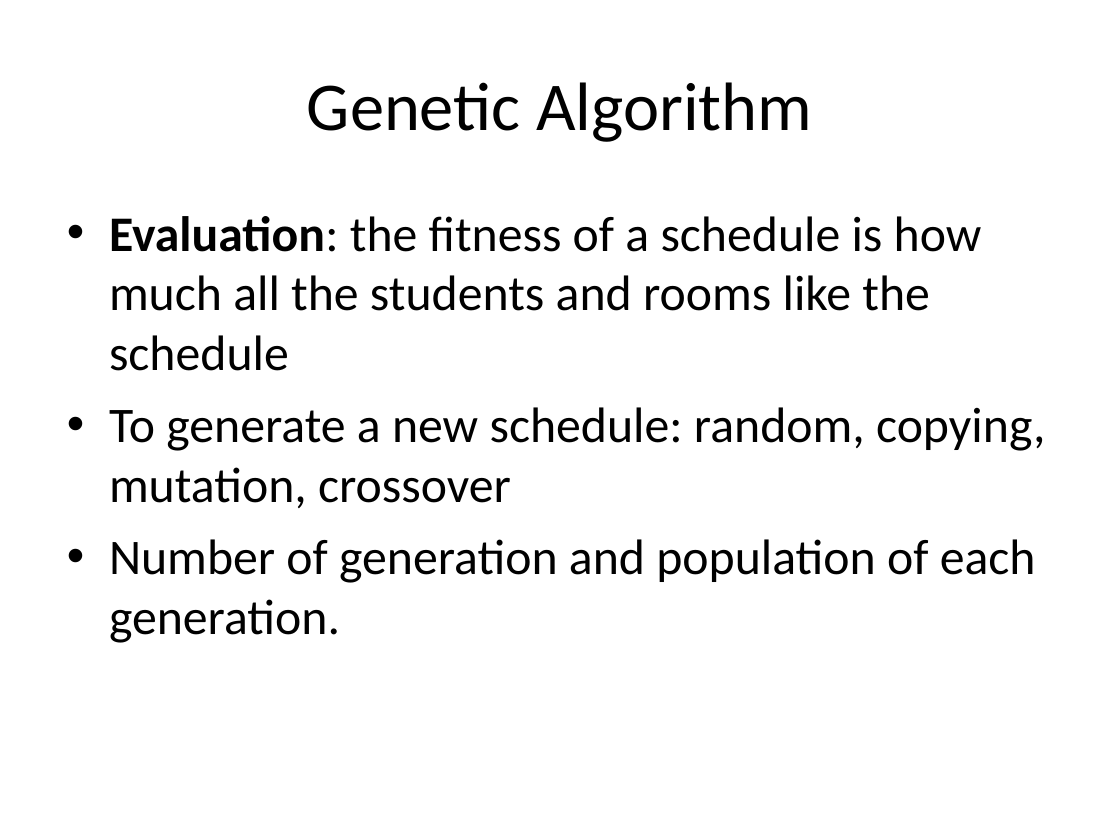
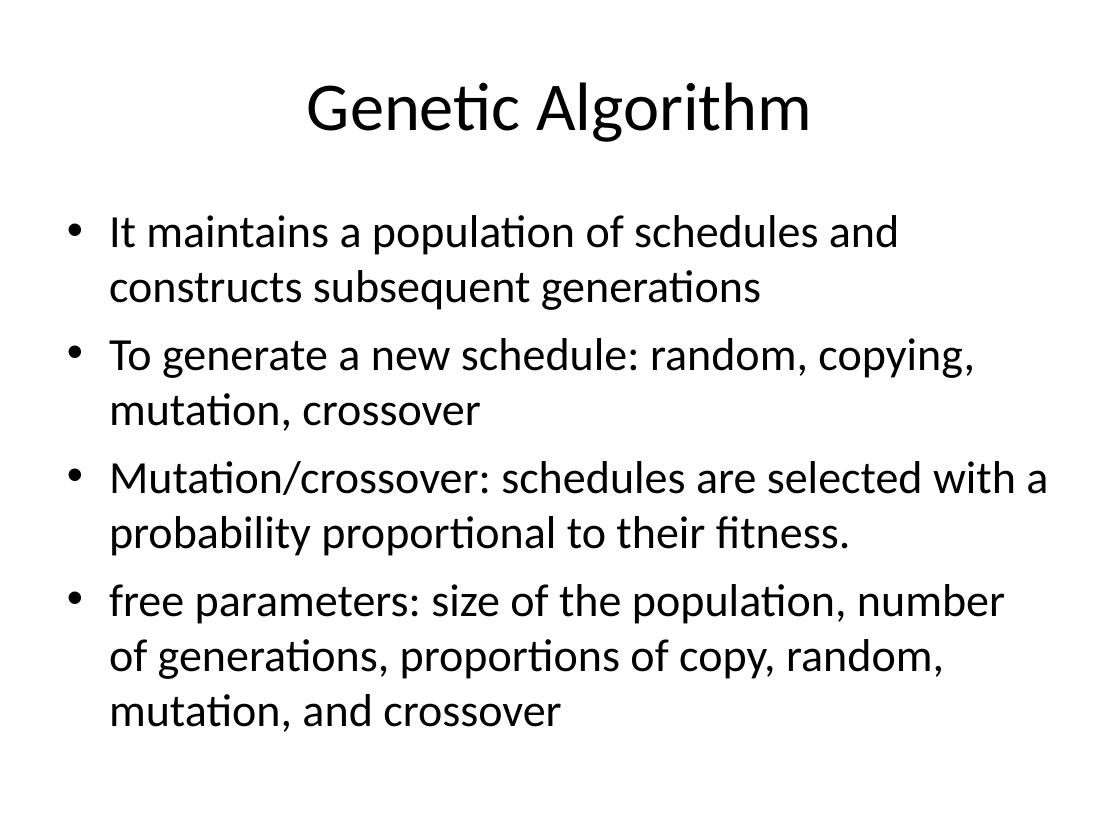
Before and after one commit to akokcam/csc384-genetic-algorithms-project, a slide deck: slide 3 of GA_TestBench/Data Files/presentation.ppt (slide 2 before the commit). Drawn at 1120x840 pixels with LibreOffice and Linux fonts; fonts in the diff are those of the drawing. Boxes give left, top, right and bottom in pixels: in the first picture for what was removed or moved away, otherwise in the second. Text is boxed around its words. In the diff, an @@ line names an element or a change of style, - is before the commit and + after.

```diff
--- a/GA_TestBench/Data Files/presentation.ppt
+++ b/GA_TestBench/Data Files/presentation.ppt
@@ text at box(109, 215, 899, 310): text changed; size 32 to 29.6 pt @@
-• Evaluation: the fitness of a schedule is how much all the students and rooms like the schedule
+• It maintains a population of schedules and constructs subsequent generations
@@ text at box(109, 338, 975, 431): size 32 to 29.6 pt in "To generate a new schedule: random, copying, ..." @@
@@ text at box(109, 461, 1048, 732): text changed; size 32 to 29.6 pt @@
-• Number of generation and population of each generation.
+• Mutation/crossover: schedules are selected with a probability proportional to their fitness.
+• free parameters: size of the population, number of generations, proportions of copy, random, mutation, and crossover
```
Also in this commit, not shown: 1 other slide changed, 5 slides added, 3 slides removed, 1 other file.
